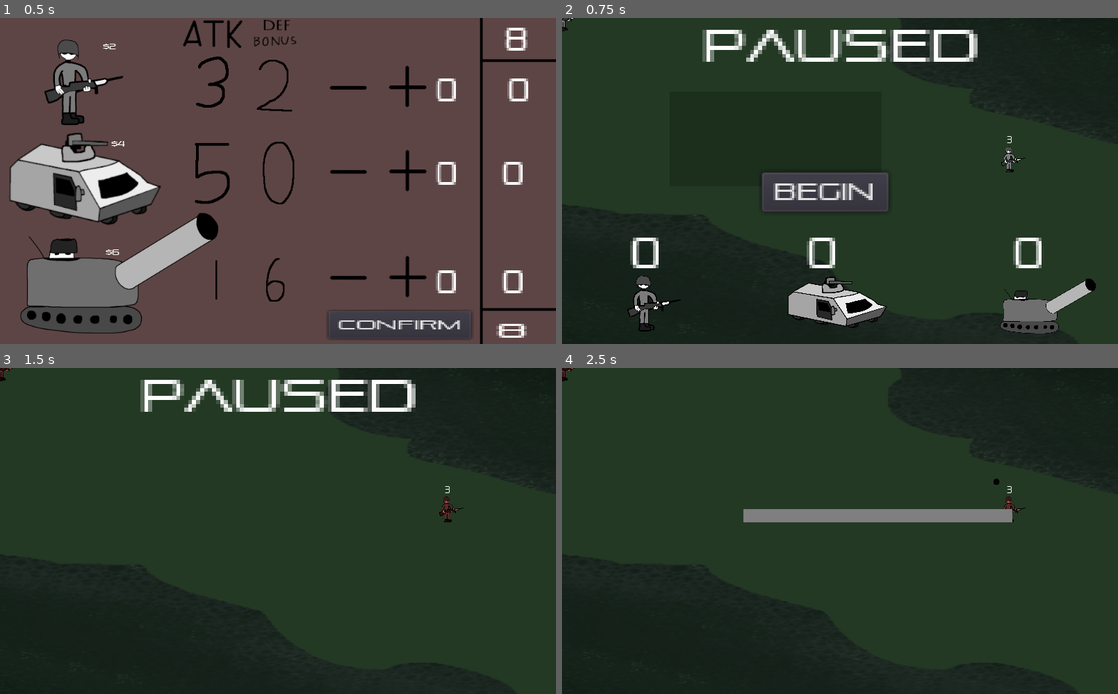
Above: before the commit, frames 1-4 (two rows, left to right).
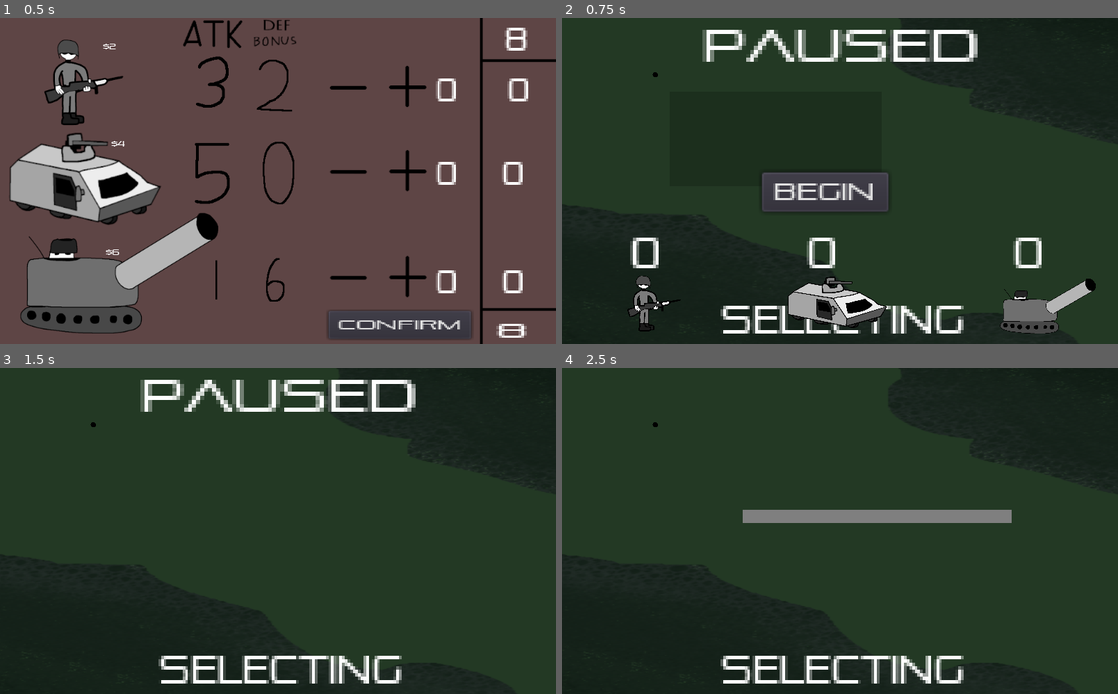
Above: after the commit, the same moments.

Repository: Nore5515/DiceRTS
Game: Godot game, scene res://Scenes/Level1.tscn
Two runs of this game, one before a commit and one after it. Both use one fixed random seed, a clock stepped at 60 frames per second and the inputs below. This scene is started directly instead of the project's main scene.
Inputs (mouse positions are in pixels of both pictures, inside the frame that each line leads up to):
- Up to frame 1 (0.5 s): no input
- Up to frame 2 (0.75 s): click "CONFIRM" at 0.5 s
- Up to frame 3 (1.5 s): click "BEGIN" at 1.25 s
- Up to frame 4 (2.5 s): tap Space (Space) at 2 s; drag from (1012, 508) to (745, 524) at 2.02 s

Frame 1 is identical in both runs. In frame 2, 1.7% of the frame differs, in the area x 0-84%, y 0-97%; in frame 3, 2.0%; in frame 4, 2.2%.

Commit message:
RTS Selection
Added an RTS style selection box for the battlemap.

Diff:
--- a/Assets/Scripts/BattleMap.gd
+++ b/Assets/Scripts/BattleMap.gd
@@ -56,6 +56,7 @@
 var selectedUnits = []
 var dragging = false
 var dragStart
+
 
 func _ready():
 
@@ -248,6 +249,24 @@
 
 
 
+func updateSelection():
+	var foo = "Updating Selection."
+	selectedUnits = []
+	for unit in get_tree().get_nodes_in_group("Unit"):
+		unit.deselect()
+		if unit.team == playerTeam:
+			#print ("Checking if unit ", unit, " is in box...")
+			if $SelectionBox.isShapeInBox(unit):
+				print ("Unit was in box!")
+				unit.select()
+				#unit.SELECTED = $SelectionBox.isShapeInBox(unit)
+				selectedUnits.append(unit)
+	if selectedUnits.size() > 0:
+		SELECTING = true
+		foo += " || At least one unit was selected."
+	#print (foo)
+
+
 
 func _input(event):
 
@@ -259,19 +278,11 @@
 				pauseGame()
 
 
-	if event.is_action_released("click"):
-		#print (get_global_mouse_position())
-		selectedUnits = []
-		for unit in get_tree().get_nodes_in_group("Unit"):
-			if unit.team == playerTeam:
-				#print (unit.get_node("Collider").shape)
-				unit.SELECTED = $SelectionBox.isShapeInBox(unit)
-				#print (unit.SELECTED)
-				selectedUnits.append(unit)
-		if selectedUnits.size() > 0:
-			SELECTING = true
-
-	if event.is_action_pressed("click") && ENGAGED == false:
+	#if event.is_action_released("click"):
+		#updateSelection()
+
+	#if event.is_action_pressed("click") && ENGAGED == false:
+	if event.is_action_pressed("rClick") && ENGAGED == false:
 
 		#print ("Clicking while units are selected!")
 		$CanvasLayer/selecting.visible = false
@@ -283,8 +294,9 @@
 		for unit in selectedUnits:
 			unit.dest = get_global_mouse_position()
 			unit.moving = true
-			unit.SELECTED = false
 			unit.stopRetreat()
+			unit.deselect()
+
 
 		SELECTING = false
 		selectedUnits = []
@@ -293,7 +305,7 @@
 		if doubling == false:
 			doubleClickDetection()
 		else:
-			for unit in selectedUnits:
+			if childSelected:
 				childSelected.retreat()
 			#if childSelected:
 				#childSelected.retreat()
--- a/Assets/Scripts/InfUnit.gd
+++ b/Assets/Scripts/InfUnit.gd
@@ -57,7 +57,8 @@
 var retreating = false
 var retreatingModifier = 1.5
 
-
+var avoidWeight = 0.5
+var idling = false
 
 
 func retreat():
@@ -190,8 +191,18 @@
 	return nearestUnit
 
 
+func select():
+	#print ("Unit ", name, " selected!")
+	SELECTED = true
+
+func deselect():
+	#print ("Deselected Unit ", name)
+	SELECTED = false
+
+
 func _process(delta):
 	$HP.text = String(HP)
+
 	if !DEAD:
 
 		$HPBar
@@ -270,15 +281,25 @@
 		if $Detection/CollisionShape2D.shape.radius != detectionRange:
 			$Detection/CollisionShape2D.shape.radius = detectionRange
 
-		if moving == true && PAUSED == false:
+
+		if idling:
+			var dir = avoid() * avoidWeight
+			dir *= speed
+			move_and_collide(dir * delta)
+			if avoid() == Vector2.ZERO:
+				moving = false
+				idling = false
+		elif moving == true && PAUSED == false && idling == false:
 			$target.global_position = dest
 			#$target.visible = true
 			var dir = dest - self.global_position
-			dir = dir * 100000
-			dir = dir.clamped(speed)
+			dir = dir.normalized()
+			dir += avoid() * avoidWeight
+			dir = dir.normalized()
+			dir = dir * speed
 			move_and_collide(dir * delta)
 			if self.global_position.distance_to(dest) < 5:
-				moving = false
+				idling = true
 		elif moving == true && PAUSED == true:
 			$target.global_position = dest
 			#$target.visible = true
@@ -294,6 +315,37 @@
 
 		myUnit.stats["Strength"] = attack
 
+
+
+var foo = {}
+
+func debugPrint(line: String):
+	if foo.has(line) == false:
+		foo[line] = 0
+	else:
+		for key in foo.keys():
+			if foo[key] >= 30:
+				print (key)
+				foo[key] = 0
+			else:
+				foo[key] += 1
+
+
+func avoid():
+
+	# Calculates avoidance vector based on nearby units.
+	var result = Vector2.ZERO
+	var neighbors = $BumpSpace.get_overlapping_bodies()
+	for n in neighbors:
+		if n != self:
+			result += n.global_position.direction_to(global_position)
+	if result != Vector2.ZERO:
+		result /= neighbors.size()
+		#print ("Works ", result.normalized())
+		return result.normalized()
+	else:
+		#print ("Done.")
+		return result
 
 
 func manualDetectionUpdate():
--- a/Scenes/InfUnit.tscn
+++ b/Scenes/InfUnit.tscn
@@ -11,8 +11,11 @@
 [ext_resource path="res://Scenes/HPBar.tscn" type="PackedScene" id=10]
 [ext_resource path="res://Assets/Art/newstuff/selection.png" type="Texture" id=11]
 
+[sub_resource type="CircleShape2D" id=3]
+radius = 53.5217
+
 [sub_resource type="RectangleShape2D" id=1]
-extents = Vector2( 45.1216, 48.2965 )
+extents = Vector2( 45.1216, 43.4584 )
 
 [sub_resource type="CircleShape2D" id=2]
 resource_local_to_scene = true
@@ -25,6 +28,13 @@
 collision_layer = 512
 script = ExtResource( 2 )
 
+[node name="BumpSpace" type="Area2D" parent="."]
+collision_layer = 0
+collision_mask = 512
+
+[node name="CollisionShape2D" type="CollisionShape2D" parent="BumpSpace"]
+shape = SubResource( 3 )
+
 [node name="Line2D" type="Line2D" parent="."]
 modulate = Color( 0, 0.541176, 0, 1 )
 default_color = Color( 1, 1, 1, 1 )
@@ -35,11 +45,11 @@
 texture = ExtResource( 11 )
 
 [node name="inf" type="Sprite" parent="."]
+position = Vector2( 0.527039, -7.64205 )
 scale = Vector2( 0.11227, 0.11227 )
 texture = ExtResource( 1 )
 
 [node name="Collider" type="CollisionShape2D" parent="."]
-position = Vector2( 1.62109, 5.94392 )
 shape = SubResource( 1 )
 
 [node name="target" type="Sprite" parent="."]
--- a/Scenes/Level1.tscn
+++ b/Scenes/Level1.tscn
@@ -14,9 +14,9 @@
 [ext_resource path="res://Assets/Art/BuyMenu.png" type="Texture" id=12]
 [ext_resource path="res://Scenes/DiceBox2D.tscn" type="PackedScene" id=13]
 [ext_resource path="res://Scenes/SelectionBox.tscn" type="PackedScene" id=14]
+[ext_resource path="res://Assets/Art/dot.png" type="Texture" id=15]
 
 [node name="Level1" type="Node2D"]
-position = Vector2( 2.86395, -1.43198 )
 script = ExtResource( 3 )
 playerColor = Color( 0.278431, 0.737255, 0.211765, 1 )
 badColor = Color( 0.729412, 0.329412, 0.329412, 1 )
@@ -328,27 +328,27 @@
 autostart = true
 
 [node name="InfUnit" parent="." instance=ExtResource( 1 )]
-position = Vector2( 1310.27, 305.528 )
+position = Vector2( 1310.27, -1e+06 )
 team = 2
 
 [node name="InfUnit2" parent="." instance=ExtResource( 1 )]
-position = Vector2( 47.8848, 1399.67 )
+position = Vector2( 47.8848, -1e+06 )
 team = 2
 
 [node name="InfUnit3" parent="." instance=ExtResource( 1 )]
-position = Vector2( -828.471, 9.89856 )
+position = Vector2( -828.471, -1e+06 )
 team = 2
 
 [node name="InfUnit4" parent="." instance=ExtResource( 1 )]
-position = Vector2( -332.754, -215.829 )
+position = Vector2( -332.754, -1e+06 )
 team = 2
 
 [node name="InfUnit5" parent="." instance=ExtResource( 1 )]
-position = Vector2( 1982.06, 815.437 )
+position = Vector2( 1982.06, -1e+06 )
 team = 2
 
 [node name="InfUnit6" parent="." instance=ExtResource( 1 )]
-position = Vector2( 2132.55, -136.161 )
+position = Vector2( 2132.55, -1e+06 )
 team = 2
 
 [node name="WaitTime" type="Timer" parent="."]
@@ -360,6 +360,12 @@
 one_shot = true
 
 [node name="SelectionBox" parent="." instance=ExtResource( 14 )]
+battlemap = NodePath("..")
+
+[node name="artillery" type="Sprite" parent="."]
+position = Vector2( -2.59099, 1.63598 )
+scale = Vector2( 0.0420168, 0.0420168 )
+texture = ExtResource( 15 )
 [connection signal="timeout" from="zoomTime" to="." method="_on_zoomTime_timeout"]
 [connection signal="body_entered" from="Slowdown" to="Slowdown" method="_on_Slowdown_body_entered"]
 [connection signal="body_exited" from="Slowdown" to="Slowdown" method="_on_Slowdown_body_exited"]
--- a/Scenes/SelectionBox.gd
+++ b/Scenes/SelectionBox.gd
@@ -1,44 +1,113 @@
 extends Control
 
+
+############ Doesn't show box on super zooomed????
+############ Sometimes box doesn't select...
+############ might not be this though.
 
 
 var dragging = false
 var dragStart = Vector2(0,0)
+
 var rect: Rect2
 
 var rects = []
 
+export (NodePath) var battlemap
+
 func _input(event):
 
 	if event.is_action_pressed("click"):
+		rect = Rect2(-100000,-100000,0,0)
 		dragging = true
 		dragStart = get_global_mouse_position()
-		#rects = []
+		get_node(battlemap).updateSelection()
+		rects = []
 		update()
+
 	if event.is_action_released("click"):
 		dragging = false
-		rect = Rect2(dragStart, get_global_mouse_position() - dragStart)
 		#print ("Drag Start:", dragStart)
 		#print ("Mouse Pos:", get_global_mouse_position())
 		update()
+		get_node(battlemap).updateSelection()
 
 	if event is InputEventMouseMotion && dragging:
+		rect = Rect2(dragStart, get_global_mouse_position() - dragStart)
+		rect = reRect(rect)
 		update()
 
 
+# Is a in b?
+func totallyEncloses(a: Rect2, b: Rect2):
+	var xYes = false
+	var yYes = false
+	if a.position.x <= b.end.x && a.position.x >= b.position.x:
+		print ("a's position X lines up")
+		if a.end.x <= b.end.x && a.end.x >= b.position.x:
+			print ("a's end X lines up")
+			xYes = true
+	if a.position.y >= b.end.y && a.position.y <= b.position.y:
+		print ("a's position Y lines up")
+		if a.end.y >= b.end.y && a.end.y <= b.position.y:
+			print ("a's end X lines up")
+			yYes = true
+	if xYes && yYes:
+	#	print ("WITHIN BOUNDS")
+		return true
+
+
+# instead of growing negative, just make it a normal rectangle
+# that STARTS from the topleft
+func reRect(oldRect: Rect2) -> Rect2:
+	var begining = Vector2()
+	var end = Vector2()
+	var newRect = Rect2()
+	if oldRect.size.x < 0:
+		if oldRect.size.y > 0:
+			newRect.position = oldRect.position
+			newRect.position.x += oldRect.size.x
+			newRect.size.x = oldRect.size.x * -1
+			newRect.size.y = oldRect.size.y
+		else:
+			newRect = oldRect
+	else:
+		newRect = oldRect
+	return newRect
+
 
 func isShapeInBox(unit):
+	#print ("Called inBox on unit ", unit.name)
 	var unitExtents = unit.get_node("Collider").shape.extents
 	var box = Rect2(unit.global_position-unitExtents, unitExtents * 2)
-	#rects.append(box)
+	#print ("Unit Extents:" , unitExtents, "\tHitbox:", box)
+	#print ("Detection Rect:", rect)
+	#print ("Is ", box, " hitting ", rect, "?")
+	rects.append(box)
 	if rect.intersects(box, true):
+		#rects.append(box)
+		#print ("Unit in box")
+		return true
+	elif box.intersects(rect, true):
+		#print ("Unit in box")
 		return true
 	else:
+		#print("Enclosed?")
 		if rect.encloses(box):
+			#rects.append(box)
+			#print ("Unit in box")
 			return true
 		elif box.encloses(rect):
+			#rects.append(box)
+			#print ("Unit in box")
 			return true
-	return false
+		else:
+			if totallyEncloses(box, rect):
+				return true
+			else:
+				#print ("Nope...")
+				return false
+
 
 func isPointInBox(point: Vector2):
 	return rect.has_point(point)
@@ -46,11 +115,21 @@
 
 func _draw():
 
-	#for rect in rects:
-	#	draw_rect(rect, Color(0.5,0.5,0.5))
+	#draw_rect(reRect(Rect2(0,0,-100,100)), Color(1,0,0))
+	#draw_rect(Rect2(0,0,-100,100), Color(0,1,0))
+
+	for rect in rects:
+		draw_rect(rect, Color(0.5,0.5,0.5))
 
 	if dragging:
-		draw_rect(Rect2(dragStart, get_global_mouse_position() - dragStart),
-			Color(.5, .5, .5), true)
+		#print ("You are dragging.")
+		if rect != null:
+			#print ("Drawing Rect.", rect)
+			draw_rect(rect,
+				Color(.5, .5, .5), true)
+		#else:
+			#print ("Rect appears to be null.")
+	#else:
+		#print ("You are NOT dragging.")
 		#draw_rect(Rect2(dragStart, get_global_mouse_position() - dragStart),
 		#	Color(.5, .5, .5), true)
--- a/project.godot
+++ b/project.godot
@@ -109,6 +109,11 @@
 "events": [ Object(InputEventKey,"resource_local_to_scene":false,"resource_name":"","device":0,"alt":false,"shift":false,"control":false,"meta":false,"command":false,"pressed":false,"scancode":70,"unicode":0,"echo":false,"script":null)
  ]
 }
+rClick={
+"deadzone": 0.5,
+"events": [ Object(InputEventMouseButton,"resource_local_to_scene":false,"resource_name":"","device":0,"alt":false,"shift":false,"control":false,"meta":false,"command":false,"button_mask":0,"position":Vector2( 0, 0 ),"global_position":Vector2( 0, 0 ),"factor":1.0,"button_index":2,"pressed":false,"doubleclick":false,"script":null)
+ ]
+}
 
 [rendering]
 
Not shown: 1 places in Scenes/InfUnit.tscn that only renumber resources
Not shown: 1 places in Scenes/Level1.tscn that only renumber resources
